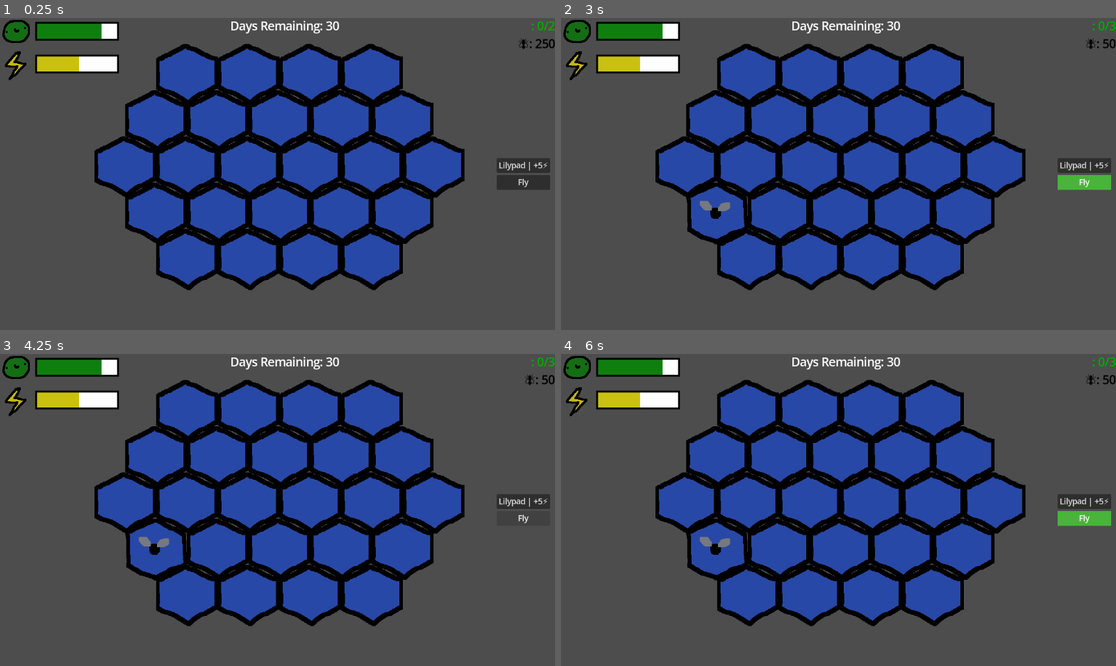
Above: before the commit, frames 1-4 (two rows, left to right).
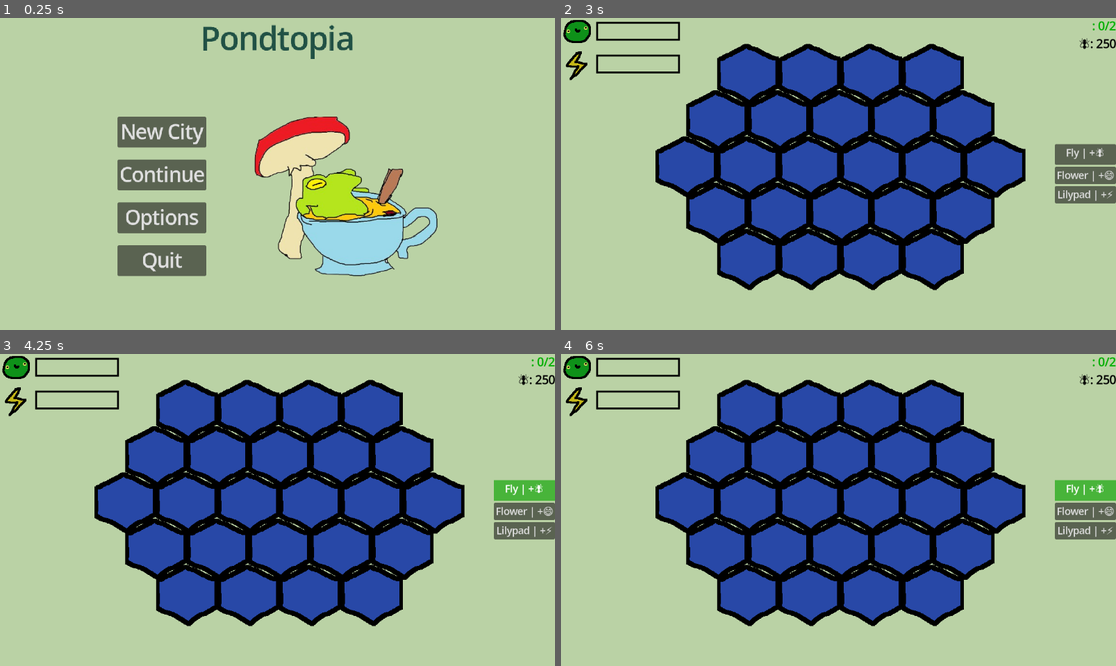
Above: after the commit, the same moments.

Repository: Aarfdark/Froggy
Game: Godot game, scene res://scenes/main_menu.tscn
Two runs of this game, one before a commit and one after it. Both use one fixed random seed, a clock stepped at 60 frames per second and the inputs below. Before the commit the project starts from res://scenes/main.tscn.
Inputs (mouse positions are in pixels of both pictures, inside the frame that each line leads up to):
- Up to frame 1 (0.25 s): no input
- Up to frame 2 (3 s): click (1082, 164) at 0.5 s, where only the run before the commit has a clickable "Lilypad | +5⚡"; click (1082, 183) at 1.25 s, where only the run before the commit has a clickable "Fly"; click (721, 217) at 2 s, where only the run after the commit has a clickable "Options"; click (721, 133) at 2.75 s, where only the run after the commit has a clickable "New City"
- Up to frame 3 (4.25 s): click "Fly" (after the commit: "Fly | +🪰") at 3.5 s
- Up to frame 4 (6 s): click (1082, 510) at 4.25 s, where only the run after the commit has a clickable "Flower | +😄"; click "Lilypad | +5⚡" (after the commit: "Lilypad | +⚡") at 5 s; click "Fly" (after the commit: "Fly | +🪰") at 5.75 s

The runs differ from the first frame. In frame 1, 99% of the frame differs, in the area x 0-100%, y 0-100%; in frame 2, 60%; in frame 3, 60%; in frame 4, 60%.

Commit message:
fixed some art stuff

Diff:
--- a/project.godot
+++ b/project.godot
@@ -11,7 +11,7 @@
 [application]
 
 config/name="froggy"
-run/main_scene="uid://bjs3ergtg06f4"
+run/main_scene="uid://c1dbjgt7bmt4v"
 config/features=PackedStringArray("4.4", "Forward Plus")
 config/icon="res://icon.svg"
 
@@ -55,7 +55,13 @@
 , Object(InputEventKey,"resource_local_to_scene":false,"resource_name":"","device":-1,"window_id":0,"alt_pressed":false …(183 unchanged characters)…
 ]
 }
+quit={
+"deadzone": 0.2,
+"events": [Object(InputEventKey,"resource_local_to_scene":false,"resource_name":"","device":-1,"window_id":0,"alt_pressed":false,"shift_pressed":false,"ctrl_pressed":false,"meta_pressed":false,"pressed":false,"keycode":0,"physical_keycode":81,"key_label":0,"unicode":113,"location":0,"echo":false,"script":null)
+]
+}
 
 [rendering]
 
 textures/canvas_textures/default_texture_filter=0
+environment/defaults/default_clear_color=Color(0.729412, 0.823529, 0.647059, 1)
--- a/scenes/board.tscn
+++ b/scenes/board.tscn
@@ -12,6 +12,7 @@
 1:0/0 = 0
 2:0/next_alternative_id = 4
 2:0/0 = 0
+3:0/0 = 0
 
 [sub_resource type="TileSet" id="TileSet_id3w2"]
 tile_shape = 3
@@ -19,6 +20,6 @@
 sources/0 = SubResource("TileSetAtlasSource_tx6nw")
 
 [node name="Board" type="TileMapLayer"]
-tile_map_data = PackedByteArray("AAAAAAAAAAACAAAAAAABAAAAAAABAAAAAAAAAP//AAACAAAAAAABAP//AAACAAAAAAACAP//AAACAAAAAAACAP7/AAACAAAAAAACAAAAAAACAAAAAAACAAEAAAACAAAAAAADAAAAAAAAAAAAAAACAAIAAAACAAAAAAAD …(226 unchanged characters)…
+tile_map_data = PackedByteArray("AAAAAAAAAAACAAAAAAABAAAAAAABAAAAAAAAAP//AAACAAAAAAABAP//AAACAAAAAAACAP//AAADAAAAAAACAP7/AAACAAAAAAACAAAAAAADAAAAAAACAAEAAAADAAAAAAADAAAAAAAAAAAAAAACAAIAAAACAAAAAAAD …(226 unchanged characters)…
 tile_set = SubResource("TileSet_id3w2")
 script = ExtResource("2_tx6nw")
--- a/scenes/main.tscn
+++ b/scenes/main.tscn
@@ -12,15 +12,20 @@
 [ext_resource type="Texture2D" uid="uid://dk472mh4cpvpb" path="res://assets/build_hammer.png" id="10_choun"]
 [ext_resource type="Texture2D" uid="uid://kyqr8msqgvk7" path="res://assets/build_hammer_pressed.png" id="11_ya4ey"]
 
+[sub_resource type="StyleBoxEmpty" id="StyleBoxEmpty_0wfyh"]
+
+[sub_resource type="StyleBoxFlat" id="StyleBoxFlat_jyhfs"]
+bg_color = Color(0.282353, 0.705882, 0.227451, 1)
+
+[sub_resource type="StyleBoxEmpty" id="StyleBoxEmpty_ya4ey"]
+
+[sub_resource type="StyleBoxFlat" id="StyleBoxFlat_eb6dy"]
+bg_color = Color(0.282353, 0.705882, 0.227451, 1)
+
 [sub_resource type="StyleBoxEmpty" id="StyleBoxEmpty_sugp2"]
 
 [sub_resource type="StyleBoxFlat" id="StyleBoxFlat_sugp2"]
 bg_color = Color(0.282566, 0.706913, 0.22648, 1)
-
-[sub_resource type="StyleBoxEmpty" id="StyleBoxEmpty_0wfyh"]
-
-[sub_resource type="StyleBoxFlat" id="StyleBoxFlat_jyhfs"]
-bg_color = Color(0.282353, 0.705882, 0.227451, 1)
 
 [node name="Main" type="Node2D"]
 script = ExtResource("1_sugp2")
@@ -44,13 +49,13 @@
 grow_horizontal = 2
 grow_vertical = 2
 
-[node name="BuildingUI2" type="Control" parent="Control"]
+[node name="BuildingUI" type="Control" parent="Control"]
 layout_mode = 1
 anchor_left = 0.9
 anchor_right = 1.0
 anchor_bottom = 1.0
 
-[node name="MarginContainer2" type="MarginContainer" parent="Control/BuildingUI2"]
+[node name="MarginContainer" type="MarginContainer" parent="Control/BuildingUI"]
 layout_mode = 1
 anchors_preset = 11
 anchor_left = 1.0
@@ -60,70 +65,39 @@
 grow_horizontal = 0
 grow_vertical = 2
 
-[node name="BuildingContainer2" type="VBoxContainer" parent="Control/BuildingUI2/MarginContainer2"]
+[node name="BuildingContainer" type="VBoxContainer" parent="Control/BuildingUI/MarginContainer"]
 layout_mode = 2
 size_flags_horizontal = 0
 size_flags_vertical = 4
 
-[node name="LilypadButton" type="Button" parent="Control/BuildingUI2/MarginContainer2/BuildingContainer2"]
+[node name="FlyButton" type="Button" parent="Control/BuildingUI/MarginContainer/BuildingContainer"]
 custom_minimum_size = Vector2(100, 0)
 layout_mode = 2
-theme_override_styles/focus = SubResource("StyleBoxEmpty_sugp2")
-theme_override_styles/pressed = SubResource("StyleBoxFlat_sugp2")
-toggle_mode = true
-action_mode = 0
-text = "Lilypad | +5⚡"
-
-[node name="FlyButton" type="Button" parent="Control/BuildingUI2/MarginContainer2/BuildingContainer2"]
-custom_minimum_size = Vector2(100, 0)
-layout_mode = 2
+theme_override_font_sizes/font_size = 20
 theme_override_styles/focus = SubResource("StyleBoxEmpty_0wfyh")
 theme_override_styles/pressed = SubResource("StyleBoxFlat_jyhfs")
 toggle_mode = true
-text = "Fly"
+text = "Fly | +🪰"
+metadata/id = "fly"
 
-[node name="BuildingUI" type="Control" parent="Control"]
-visible = false
-layout_mode = 1
-anchor_top = 0.9
-anchor_right = 1.0
-anchor_bottom = 1.0
-grow_horizontal = 0
-grow_vertical = 2
-
-[node name="MarginContainer" type="MarginContainer" parent="Control/BuildingUI"]
-layout_mode = 1
-anchors_preset = 15
-anchor_right = 1.0
-anchor_bottom = 1.0
-grow_horizontal = 2
-grow_vertical = 2
-theme_override_constants/margin_left = 8
-theme_override_constants/margin_top = 8
-theme_override_constants/margin_right = 8
-theme_override_constants/margin_bottom = 8
-
-[node name="BuildingContainer" type="HBoxContainer" parent="Control/BuildingUI/MarginContainer"]
-custom_minimum_size = Vector2(200, 0)
+[node name="FlowerButton" type="Button" parent="Control/BuildingUI/MarginContainer/BuildingContainer"]
 layout_mode = 2
-size_flags_horizontal = 4
+theme_override_font_sizes/font_size = 20
+theme_override_styles/focus = SubResource("StyleBoxEmpty_ya4ey")
+theme_override_styles/pressed = SubResource("StyleBoxFlat_eb6dy")
+toggle_mode = true
+text = "Flower | +😄"
+metadata/id = "flower"
 
 [node name="LilypadButton" type="Button" parent="Control/BuildingUI/MarginContainer/BuildingContainer"]
 custom_minimum_size = Vector2(100, 0)
 layout_mode = 2
+theme_override_font_sizes/font_size = 20
 theme_override_styles/focus = SubResource("StyleBoxEmpty_sugp2")
 theme_override_styles/pressed = SubResource("StyleBoxFlat_sugp2")
 toggle_mode = true
-action_mode = 0
-text = "Lilypad | +5⚡"
-
-[node name="FlyButton" type="Button" parent="Control/BuildingUI/MarginContainer/BuildingContainer"]
-custom_minimum_size = Vector2(100, 0)
-layout_mode = 2
-theme_override_styles/focus = SubResource("StyleBoxEmpty_0wfyh")
-theme_override_styles/pressed = SubResource("StyleBoxFlat_jyhfs")
-toggle_mode = true
-text = "Fly"
+text = "Lilypad | +⚡"
+metadata/id = "lilypad"
 
 [node name="ResourceUI" type="HBoxContainer" parent="Control"]
 layout_mode = 1
@@ -137,24 +111,28 @@
 
 [node name="HappyBar" type="TextureProgressBar" parent="Control/ResourceUI/Bars"]
 layout_mode = 2
-value = 78.0
+max_value = 24.0
+value = 24.0
 texture_under = ExtResource("5_o6xl0")
 texture_over = ExtResource("6_tipki")
 texture_progress = ExtResource("7_choun")
-texture_progress_offset = Vector2(75, 8)
+texture_progress_offset = Vector2(77, 12)
 
 [node name="EnergyBar" type="TextureProgressBar" parent="Control/ResourceUI/Bars"]
 layout_mode = 2
-value = 51.0
+max_value = 24.0
+value = 24.0
 texture_under = ExtResource("5_o6xl0")
 texture_over = ExtResource("7_85g3d")
 texture_progress = ExtResource("9_ya4ey")
-texture_progress_offset = Vector2(75, 8)
+texture_progress_offset = Vector2(77, 12)
 
 [node name="DaysCounter" type="Label" parent="Control/ResourceUI"]
+visible = false
 layout_mode = 2
 size_flags_horizontal = 10
 size_flags_vertical = 0
+theme_override_colors/font_color = Color(0.129412, 0.317647, 0.270588, 1)
 theme_override_font_sizes/font_size = 24
 text = "Days Remaining: 30"
 
--- /dev/null
+++ b/scenes/main_menu.tscn
@@ -0,0 +1,76 @@
+[gd_scene load_steps=3 format=3 uid="uid://c1dbjgt7bmt4v"]
+
+[ext_resource type="Script" uid="uid://dxtynud8inqjs" path="res://scripts/main_menu.gd" id="1_ekxnf"]
+[ext_resource type="Texture2D" uid="uid://p614qa2bt4ch" path="res://assets/main_menu_frog.png" id="1_l6cm7"]
+
+[node name="MainMenu" type="Node"]
+script = ExtResource("1_ekxnf")
+
+[node name="Main" type="Control" parent="."]
+layout_mode = 3
+anchors_preset = 15
+anchor_right = 1.0
+anchor_bottom = 1.0
+grow_horizontal = 2
+grow_vertical = 2
+
+[node name="Background" type="TextureRect" parent="Main"]
+layout_mode = 1
+anchors_preset = 15
+anchor_right = 1.0
+anchor_bottom = 1.0
+grow_horizontal = 2
+grow_vertical = 2
+
+[node name="VBoxContainer" type="VBoxContainer" parent="Main"]
+layout_mode = 1
+anchors_preset = 15
+anchor_right = 1.0
+anchor_bottom = 1.0
+grow_horizontal = 2
+grow_vertical = 2
+
+[node name="Title" type="Label" parent="Main/VBoxContainer"]
+layout_mode = 2
+size_flags_horizontal = 4
+theme_override_colors/font_color = Color(0.129412, 0.317647, 0.270588, 1)
+theme_override_font_sizes/font_size = 64
+text = "Pondtopia"
+
+[node name="HBoxContainer" type="HBoxContainer" parent="Main/VBoxContainer"]
+layout_mode = 2
+size_flags_horizontal = 4
+size_flags_vertical = 6
+theme_override_constants/separation = 100
+
+[node name="ButtonsContainer" type="VBoxContainer" parent="Main/VBoxContainer/HBoxContainer"]
+layout_mode = 2
+theme_override_constants/separation = 25
+
+[node name="New Game" type="Button" parent="Main/VBoxContainer/HBoxContainer/ButtonsContainer"]
+layout_mode = 2
+theme_override_font_sizes/font_size = 40
+text = "New City"
+
+[node name="Continue" type="Button" parent="Main/VBoxContainer/HBoxContainer/ButtonsContainer"]
+layout_mode = 2
+theme_override_font_sizes/font_size = 40
+text = "Continue"
+
+[node name="Options" type="Button" parent="Main/VBoxContainer/HBoxContainer/ButtonsContainer"]
+layout_mode = 2
+theme_override_font_sizes/font_size = 40
+text = "Options"
+
+[node name="Quit" type="Button" parent="Main/VBoxContainer/HBoxContainer/ButtonsContainer"]
+layout_mode = 2
+theme_override_font_sizes/font_size = 40
+text = "Quit"
+
+[node name="TextureRect" type="TextureRect" parent="Main/VBoxContainer/HBoxContainer"]
+layout_mode = 2
+size_flags_horizontal = 10
+texture = ExtResource("1_l6cm7")
+
+[connection signal="pressed" from="Main/VBoxContainer/HBoxContainer/ButtonsContainer/New Game" to="." method="_on_new_game_pressed"]
+[connection signal="pressed" from="Main/VBoxContainer/HBoxContainer/ButtonsContainer/Quit" to="." method="_on_quit_pressed"]
--- a/scripts/board_controller.gd
+++ b/scripts/board_controller.gd
@@ -2,23 +2,26 @@
 
 const main_atlas_id = 0
 
-enum {NONE=-1, LILYPAD=0, FLY=1}
+enum {NONE=-1, LILYPAD=0, FLY=1, FLOWER=2}
 var cur_building: int = NONE
 var building_dict = {
 	NONE : Vector2i(2, 0), # water
 	LILYPAD : Vector2i(0,0),
 	FLY : Vector2i(1,0),
+	FLOWER: Vector2i(3,0),
 }
 # TODO: find if there's a less scuffed way to do this
 var reverse_building_dict = {
 	Vector2i(2, 0): NONE, # water
 	Vector2i(0,0): LILYPAD,
 	Vector2i(1,0): FLY,
+	Vector2i(3,0): FLOWER,
 }
 var building_counter = {
 	NONE: 0,
 	LILYPAD: 0,
 	FLY: 0,
+	FLOWER:0
 }
 
 # fly stuff
@@ -26,8 +29,9 @@
 var num_flies: int = 250
 var building_cost = {
 	NONE : 0,
-	LILYPAD: 100,
-	FLY: 200,
+	LILYPAD: 200,
+	FLY: 100,
+	FLOWER: 150,
 }
 var fly_income: int = 0
 
@@ -35,6 +39,12 @@
 @onready var frog_counter: Label = $"../Control/ResourceUI/VBoxContainer/FrogCounter"
 var num_frogs: int = 0
 var frog_capacity: int = 2
+
+# meters
+@onready var happy_bar: TextureProgressBar = $"../Control/ResourceUI/Bars/HappyBar"
+var num_happy: int = 0
+@onready var energy_bar: TextureProgressBar = $"../Control/ResourceUI/Bars/EnergyBar"
+var num_energy: int = 0
 
 func set_building(type):
 	cur_building = type
@@ -49,9 +59,10 @@
 	if event is InputEventMouseButton:
 		var global_clicked = event.position
 		var pos_clicked = local_to_map(to_local(global_clicked))
-		if event.button_index == MOUSE_BUTTON_LEFT and event.is_pressed():
-			# if there is a tile where the mouse was clicked
-			if get_cell_atlas_coords(pos_clicked) != Vector2i(-1,-1):
+		# if there is a tile where the mouse was clicked
+		if get_cell_atlas_coords(pos_clicked) != Vector2i(-1,-1):
+			# on left click, if water isn't selected
+			if event.button_index == MOUSE_BUTTON_LEFT and event.is_pressed() and cur_building != NONE:
 				# which type of tile was clicked (INCREDIBLY scuffed)
 				var tile_clicked = reverse_building_dict[get_cell_atlas_coords(pos_clicked)]
 				# checks the cost
@@ -60,25 +71,29 @@
 					num_flies -= building_cost[cur_building]
 					building_counter[cur_building] += 1
 					building_counter[tile_clicked] -= 1
-					# remove from counter
-					#if cur_building == NONE:
-						#building_counter[tile_clicked] -= 1
 				else:
 					print("Not enough flies to build " + str(cur_building))
 					#TODO: add feedback in-game
 
-			# update variables
-			# lilypads
-			fly_income = 25 * building_counter[LILYPAD]
-			# flies
-			frog_capacity = 2 + building_counter[FLY]
+			elif event.button_index == MOUSE_BUTTON_RIGHT and event.is_pressed():
+				var tile_clicked = reverse_building_dict[get_cell_atlas_coords(pos_clicked)]
+				set_cell( pos_clicked, main_atlas_id, building_dict[NONE] )
+				num_flies += building_cost[tile_clicked]/2
+				building_counter[tile_clicked] -= 1
 
 		#elif event.button_index == MOUSE_BUTTON_MIDDLE and event.is_pressed():
 
+		# update variables
+		fly_income = 25 * building_counter[FLY]
+		num_energy = 1 * building_counter[LILYPAD]
+		num_happy = 1 * building_counter[FLOWER]
+		#frog_capacity = 2 + building_counter[FLY]
 
 func _process(_delta):
 	fly_counter.text = "🪰: " + str(num_flies)
 	frog_counter.text = "🐸: " + str(num_frogs) + "/" + str(frog_capacity)
+	happy_bar.value = num_happy
+	energy_bar.value = num_energy
 
 func _on_timer_timeout() -> void:
 	num_flies += fly_income
--- a/scripts/game_manager.gd
+++ b/scripts/game_manager.gd
@@ -2,10 +2,10 @@
 extends Node2D
 
 #@onready var building_container: HBoxContainer = $Control/BuildingUI/MarginContainer/BuildingContainer
-@onready var building_container: VBoxContainer = $Control/BuildingUI2/MarginContainer2/BuildingContainer2
+@onready var building_container: VBoxContainer = $Control/BuildingUI/MarginContainer/BuildingContainer
 @onready var board_controller: TileMapLayer = $Board
 
-enum {NONE=-1, LILYPAD=0, FLY=1}
+enum {NONE=-1, LILYPAD=0, FLY=1, FLOWER=2}
 var building_buttons: Array
 
 func _ready():
@@ -15,9 +15,12 @@
 
 func _input(event):
 	if event is InputEventMouseButton:
-		if event.button_index == MOUSE_BUTTON_RIGHT and event.is_pressed():
+		if event.button_index == MOUSE_BUTTON_MIDDLE and event.is_pressed():
 			for button in building_buttons:
 				button.button_pressed = false
+
+	if event.is_action_pressed("quit"):
+		get_tree().change_scene_to_file("res://scenes/main_menu.tscn")
 
 func building_select(toggled, cur_button):
 	# if a button is selected, deselect all the others
@@ -26,8 +29,9 @@
 			if button != cur_button:
 				button.button_pressed = false
 		# send the selected building type to the board_controller
-		match cur_button.text:
-			"Lilypad": board_controller.set_building(LILYPAD)
-			"Fly": board_controller.set_building(FLY)
+		match cur_button.get_meta("id"):
+			"lilypad": board_controller.set_building(LILYPAD)
+			"fly": board_controller.set_building(FLY)
+			"flower": board_controller.set_building(FLOWER)
 	if !toggled:
 		board_controller.set_building(NONE)
--- /dev/null
+++ b/scripts/main_menu.gd
@@ -0,0 +1,11 @@
+extends Node
+@onready var new_game: Button = $"Main/VBoxContainer/HBoxContainer/ButtonsContainer/New Game"
+@onready var continue_button: Button = $Main/VBoxContainer/HBoxContainer/ButtonsContainer/Continue
+@onready var options: Button = $Main/VBoxContainer/HBoxContainer/ButtonsContainer/Options
+@onready var quit: Button = $Main/VBoxContainer/HBoxContainer/ButtonsContainer/Quit
+
+func _on_new_game_pressed() -> void:
+	get_tree().change_scene_to_file("res://scenes/main.tscn")
+
+func _on_quit_pressed() -> void:
+	get_tree().quit()
Binary file changed: assets/bar_under.png
Binary file changed: assets/energy_bar_over.png
Binary file changed: assets/energy_progress.png
Binary file changed: assets/happy_bar_over.png
Binary file changed: assets/happy_progress.png
Binary file changed: assets/hex_tilemap.png
Binary file added: assets/main_menu_frog.png
Not shown, added: assets/main_menu_frog.png.import
Not shown: 1 places in scenes/main.tscn that only renumber resources
Not shown, added: scripts/main_menu.gd.uid
Not shown, changed: assets/bar_under.pxo
Not shown, changed: assets/energy_bar_over.pxo
(and 4 more such lines)
